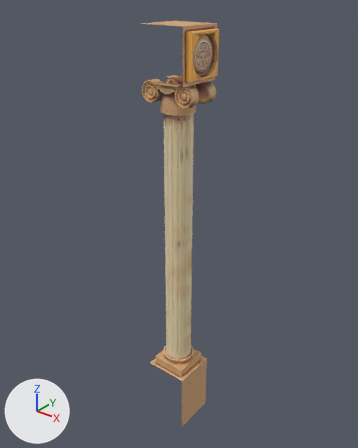
Renders of the Blender file models/themed_blocks/sand_stone/sand_stone_pillar.blend from each side of a commit.
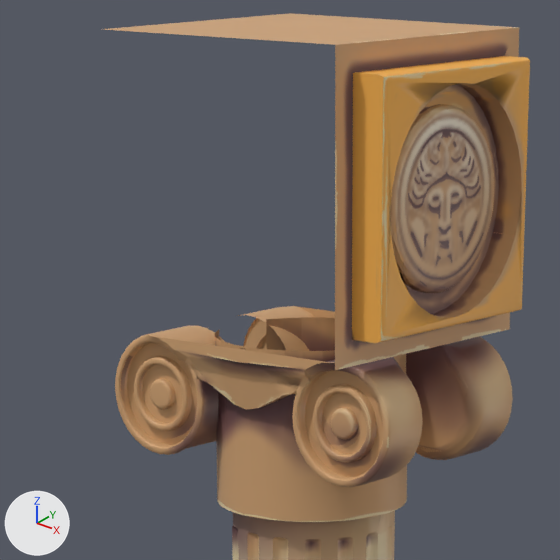
Each version appears first whole from a camera (50 mm lens) standing at (6.0, -7.49, 9.15) and looking at (-0.14, 0.2, 4.38), and next in a close-up on the part from 34% to 63% of the width and 4% to 27% of the height. Arrows for +X, +Y and +Z are at lower left; the lights stay in place.

The first close-up shows 'Entableture', 'JonicOrdung', 'PillarBody'.
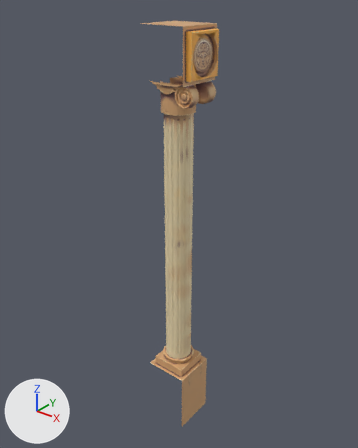
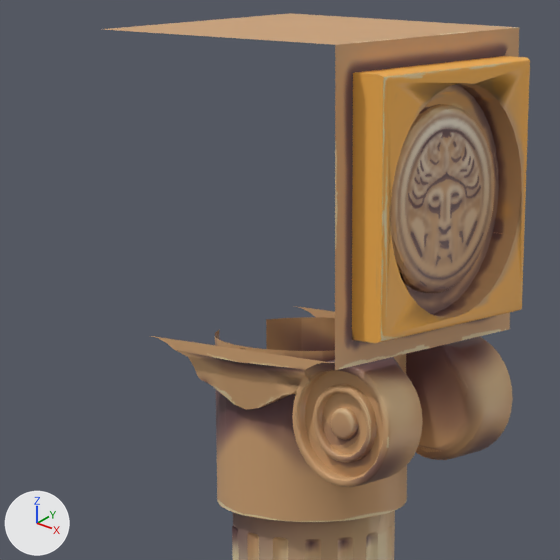
What differs and where, as boxes [x1, y1, x2, y2] in the close-ups (560 x 560 px):
'JonicOrdung', reshaped (9% narrower)
    before: [115, 306, 513, 487]
    after: [152, 306, 513, 487]
part 1 of me_cylinder, deleted (brown)
    before: [238, 306, 315, 351]
part 2 of me_cylinder, deleted (brown)
    before: [115, 325, 225, 455]

What the commit changed:
me_cylinder is used by ob_jonicordung; location (0.0, 0.0, 7.295); scale (0.919, 0.919, 0.919).
me_cylinder had 3412 vertices, 2540 faces and spanned x -0.673..0.673, y -0.434..0.434, z -0.228..0.228.
me_cylinder now has 1811 vertices, 1343 faces and spans x -0.445..0.673, y -0.434..0.434, z -0.228..0.228.
me_cylinder part 1: 802 vertices removed from x -0.673..-0.217, y 0.15..0.433, z -0.228..0.228.
me_cylinder part 2: 799 vertices removed from x -0.673..-0.217, y -0.433..-0.15, z -0.228..0.228.
